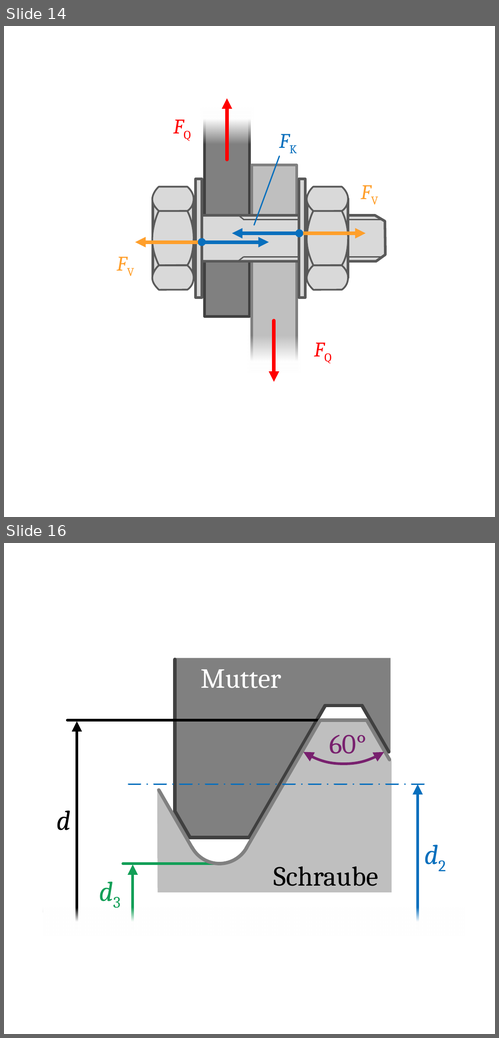
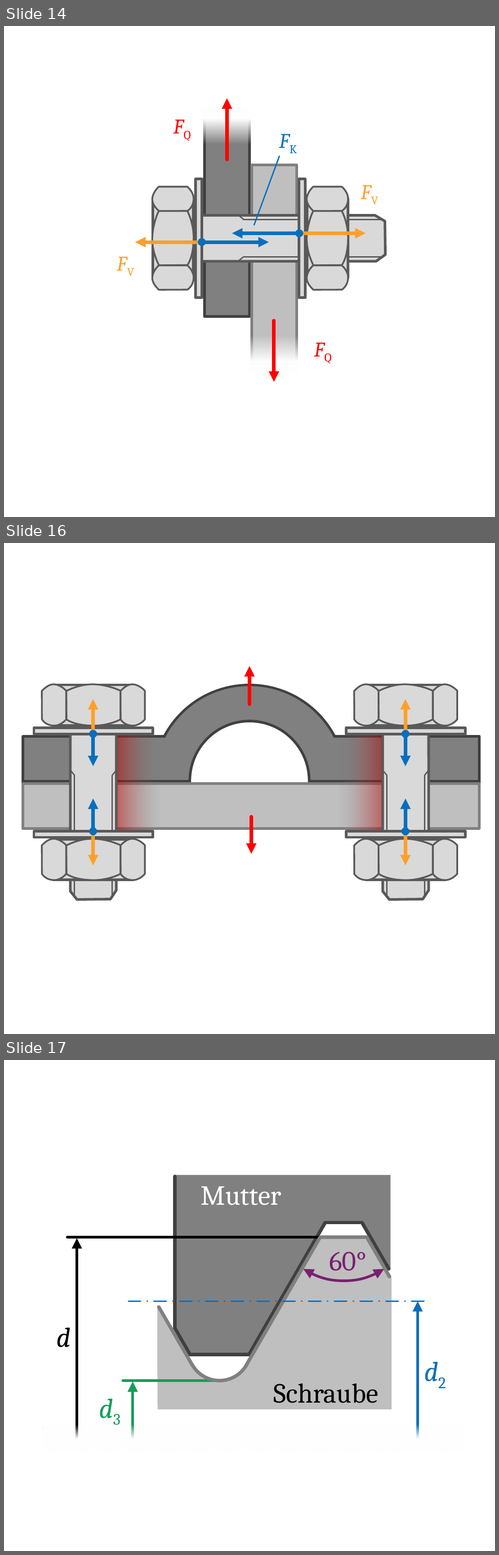
Before and after one commit to m4zeRobot/Project-FoSa, a slide deck: LaTeX B.Sc. LRT/Konstruktionslehre 1&2/images/KE-Images.pptx. Shown one above the other, each under a label of ours: slides 14 and 16 before the commit, slides 14, 16 and 17 after it; the slides between them are not shown. The pictures are 499x1038 and 499x1555 pixels, drawn with LibreOffice and Linux fonts; fonts in the diff are those of the drawing. Boxes give left, top, right and bottom in pixels: in the first picture for what was removed or moved away, otherwise in the second. Text is boxed around its words. In the diff, an @@ line names an element or a change of style, - is before the commit and + after.

```diff
--- a/LaTeX B.Sc. LRT/Konstruktionslehre 1&2/images/KE-Images.pptx
+++ b/LaTeX B.Sc. LRT/Konstruktionslehre 1&2/images/KE-Images.pptx
@@ slide 16 added at (4, 543, 495, 1034), background #FFFFFF @@
@@ arrow added from (250, 704) to (250, 666), #FF0000 2 pt @@
@@ ellipse added at (154, 685, 346, 877), fill #808080, outline #404040 1.5 pt @@
@@ ellipse added at (155, 687, 345, 876), fill #808080 @@
@@ ellipse added at (190, 721, 310, 841), fill #FFFFFF, outline #404040 1.5 pt @@
@@ rectangle added at (23, 737, 479, 781), fill #808080, outline #404040 1.5 pt @@
@@ rectangle added at (117, 735, 161, 830), fill gradient #C00000 to #808080 @@
@@ rectangle added at (338, 735, 382, 830), fill gradient #C00000 to #808080 @@
@@ rectangle added at (23, 784, 479, 829), fill #BFBFBF, outline #808080 1.5 pt @@
@@ rectangle added at (23, 781, 480, 792), fill #808080, outline #404040 1.5 pt @@
@@ rectangle added at (155, 825, 340, 880), fill #FFFFFF @@
@@ arrow added from (251, 817) to (251, 853), #FF0000 2 pt @@
@@ group added at (34, 685, 152, 900): 7 freeform shapes, 4 rectangles, 4 arrows, 4 lines, 2 ellipses @@
@@ group added at (347, 685, 465, 900): 7 freeform shapes, 4 rectangles, 4 arrows, 4 lines, 2 ellipses @@
@@ what was slide 16 is now slide 17 @@
```
Also in this commit, not shown: 1 slide changed, 3 other slides added, 1 slide removed, 5 other files.
